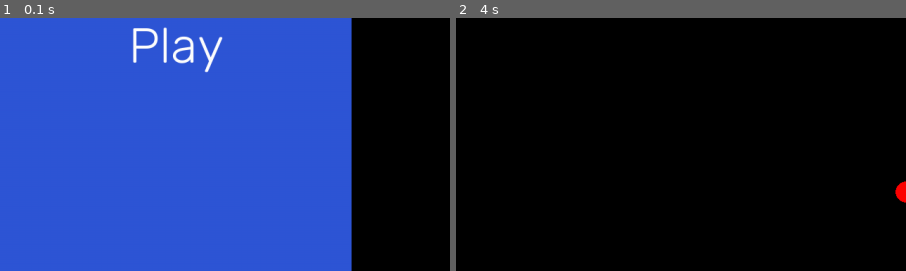
Above: before the commit, frames 1-2 (left to right).
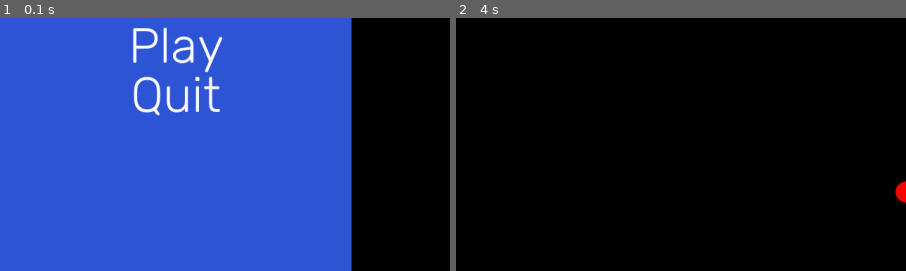
Above: after the commit, the same moments.

Repository: 5Stygian/pygame
Game: pygame game, started from main.py
Same seed, same stepped clock (60 frames per second), same inputs: the game is played once before the commit and once after it.
Inputs (mouse positions are % of the whole screen's width and height, from its top left):
- Up to frame 1 (0.1 s): no input
- Up to frame 2 (4 s): press the mouse at (19, 31) at 0.37 s; move the mouse to (23, 41) at 0.47 s; release the mouse at (26, 51) at 0.6 s; click (20, 16) at 3.78 s
The pictures show only the part of the screen within x 0-50%, y 16-66%; the shares and areas given below are measured in that part.

The runs differ from the first frame. In frame 1, 0.9% of the frame differs, in the area x 29-49%, y 22-39%; in frame 2, nothing differs.

Commit message:
schizophrenia

Diff:
--- a/main.py
+++ b/main.py
@@ -3,7 +3,7 @@
 import random
 
 # print actions to the terminal
-debug_mode = False
+debug_mode = True
 
 # pygame setup
 pygame.init()
@@ -64,36 +64,55 @@
 font = pygame.font.Font("Rubik-VariableFont_wght.ttf", 70)
 
 menu = pygameGUI.Menu(
-    (47,86,214),
     "Placeholder",
+    (255,255,255),
     font,
     500, 720,
-    screen_dims[1]
+    (47,86,214),
+    image=None,
+    pos=(0, 0)
 ); menu_group.add(menu)
 
 play_button = pygameGUI.Text(
     "Play",
     font,
     (255,255,255),
-    0, 0
+    (0, 0)
 ); menu_group.add(play_button); menu.add(play_button)
 
+quit_button = pygameGUI.Text(
+    "Quit",
+    font,
+    (255,255,255),
+    (0, 0)
+); menu_group.add(quit_button); menu.add(quit_button)
+
 # sprites
+## killbox
+killbox_spawn = 0
 class Killbox(pygame.sprite.Sprite):
     def __init__(self, color, width, height):
         pygame.sprite.Sprite.__init__(self)
         self.image = pygame.Surface([width, height])
         self.image.fill(color)
+        self.color = color
 
         self.rect = self.image.get_rect()
 
-    def vert_lines_fullscreen(self):
-        self.rect.x = 40
-        self.rect.y = screen_dims[1]
+    def vert_lines_fullscreen(self, color):
+        # vlfs = vertical lines fullscreen
+        for i in range(10):
+            self.vlfs = pygame.rect.Rect(150*i, 0, 40, screen_dims[1])
+            pygame.draw.rect(screen, color, self.vlfs)
+
+        if debug_mode == True:
+            print("Vert lines spawned")
 
     def horz_lines_fullscreen(self):
-        self.rect.x = screen_dims[0]
-        self.rect.y = 40
+
+
+        if debug_mode == True:
+            print("Horz lines spawned")
 
 if debug_mode == True:
     print("\"Just Dodge\" vALPHA | Debug mode")
@@ -140,9 +159,16 @@
             clickedSprites = [s for s in menu_group if s.rect.collidepoint(pos)]
             if play_button in clickedSprites:
                 load()
+            if quit_button in clickedSprites:
+                running = False
 
     # fill the screen with a color to wipe away anything from last frame
     screen.fill("black")
+
+    # killbox spawning
+    killbox_spawn = random.randrange(1,10001)
+    if killbox_spawn in range(1, 100):
+        Killbox("red", 40, screen_dims[1]).vert_lines_fullscreen("red")
 
     # player start
     # loads the player when a difficulty is selected
@@ -190,4 +216,6 @@
     # independent physics.
     dt = clock.tick(60) / 1000
 
+if debug_mode == True:
+    print("Game closed")
 pygame.quit()
--- a/pygameGUI.py
+++ b/pygameGUI.py
@@ -45,8 +45,7 @@
 
 
         if image != None:
-            #self.image = pygame.image.load(image).convert_alpha()
-            pass
+            self.image = pygame.image.load(image).convert_alpha()
 
         self.image = pygame.transform.scale(self.image, (width,height))
 
@@ -61,28 +60,31 @@
 
 
 class Text(pygame.sprite.Sprite):
-    def __init__(self, text, font, color, x, y):
+    def __init__(self, text, font, color, xy=(0,0)):
         super().__init__()
         self.font = font
         self.text = text
         self.color = color
         self.image = self.font.render(self.text, True, self.color)
-        self.rect = self.image.get_rect(center=(x, y))
+        self.rect = self.image.get_rect(center=(xy[0], xy[1]))
 
     def draw(self, surface):
         surface.blit(self.image, self.rect)
 
 class Menu(Background):
-    def __init__(self, color, title, font, width, height, image = None,defaultC = ""):
+    def __init__(self, title, titlecolor, font, width, height, color="red", image = None, pos=(0,0),defaultC = ""):
         super().__init__(color, width, height, image, defaultC)
         self.title = title
         self.font = font
         self.width = width
         self.height = height
         self.sprites = pygame.sprite.Group()
+        self.titlecolor = titlecolor
+        self.rect.x = pos[0]
+        self.rect.y = pos[1]
     def draw(self, screen):
         screen.blit(self.image, self.rect)
-        titleT = self.font.render(self.title, True, (255, 255, 255))
+        titleT = self.font.render(self.title, True, self.titlecolor)
         titleTRect = titleT.get_rect(center=(self.rect.x + self.width/2, self.rect.y + 50))
         screen.blit(titleT, (self.rect.x +self.width/2 - titleTRect.width/2, self.rect.y + 50 - titleTRect.height/2.5))
         pygame.draw.line(screen, "black", (self.rect.x + 20, self.rect.y + 60 + titleTRect.height / 2), (self.rect.x + self.width - 20, self.rect.y + 60 + titleTRect.height / 2), width=5)
@@ -94,15 +96,15 @@
         sprite.rect.y = self.rect.y + 70*(len(self.sprites)+1) -30
 
 if debug:
-    test_button = Text("Test", font, (255, 255, 255), 640, 450)
+    test_button = Text("Test", font, (255, 255, 255), (640, 450))
 
-    bg = Menu("red", "You Lose!", font, 600, 600)
+    bg = Menu("You Lose!", "white", font, 600, 600,"red")
     bg.rect.x = 300
     bg.rect.y = 200
     all_sprites.add(bg)
 
     bg.add(test_button)
-    bg.add(Text("Test", font, (255, 255, 255), 640, 450))
+    bg.add(Text("Test", font, (255, 255, 255), (640, 450)))
     while running:
         for event in pygame.event.get():
             if event.type == pygame.QUIT:
